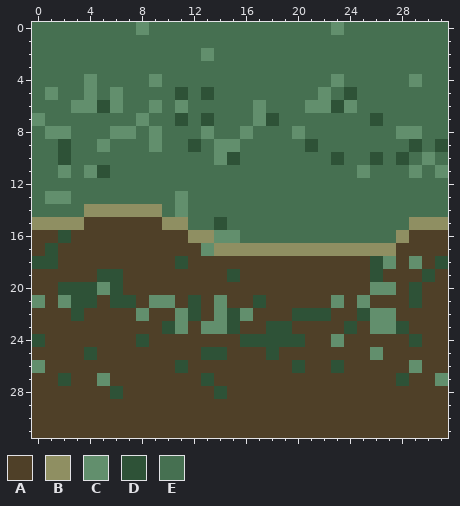
Pixel-art sprite, stored at sinkdungeon_resource/Texture/dungeon/coast005.png. This is how it looked before the edit.
The file is 32x32 pixels.
Palette (. is transparent): A #4f4028  B #8f8f62  C #628f6d  D #2e5237  E #467051
Pixels before, first column x 0:
 0 EEEEEEEECEEEEEEEEEEEEEECEEEEEEEE
 1 EEEEEEEEEEEEEEEEEEEEEEEEEEEEEEEE
 2 EEEEEEEEEEEEECEEEEEEEEEEEEEEEEEE
 3 EEEEEEEEEEEEEEEEEEEEEEEEEEEEEEEE
 4 EEEECEEEECEEEEEEEEEEEEECEEEEECEE
 5 ECEECECEEEEDEDEEEEEEEECEDEEEEEEE
 6 EEECCDCEECECEEEEECEEECCDCEEEEEEE
 7 CEEEEEEECEEDEDEEECDEEEEEEEDEEEEE
 8 ECCEEECCECEEECEECEEECEEEEEEECCEE
 9 EEDEECEEECEEDECCEEEEEDEEEEEEEDED
10 EEDEEEEEEEEEEECDEEEEEEEDEEDEDECE
11 EECECDEEEEEEEEEEEEEEEEEEECEEECEC
12 EEEEEEEEEEEEEEEEEEEEEEEEEEEEEEEE
13 ECCEEEEEEEECEEEEEEEEEEEEEEEEEEEE
14 EEEEBBBBBBECEEEEEEEEEEEEEEEEEEEE
15 BBBBAAAAAABBEEDEEEEEEEEEEEEEEBBB
16 AADAAAAAAAAABBCCEEEEEEEEEEEEBAAA
17 ADAAAAAAAAAAACBBBBBBBBBBBBBBAAAA
18 DDAAAAAAAAADAAAAAAAAAAAAAADCACAD
19 AAAAADDAAAAAAAADAAAAAAAAAADAAADA
20 AADDDCDAAAAAAAAAAAAAAAAAAACCADAA
21 CACDDADDACCADACAADAAAAACACAAADAA
22 AAADAAAACAACDACDCAAADDDAADCCAAAA
23 AAAAAAAAAADCACCDAADDAAAADACCDAAA
24 DAAAAAAADAAAAAAADDDDDAACAAAAADAA
25 AAAADAAAAAAAADDAAADAAAAAAACAAAAA
26 CAAAAAAAAAADAAAAAAAADAADAAAAACAA
27 AADAACAAAAAAADAAAAAAAAAAAAAADAAC
28 AAAAAADAAAAAAADAAAAAAAAAAAAAAAAA
29 AAAAAAAAAAAAAAAAAAAAAAAAAAAAAAAA
30 AAAAAAAAAAAAAAAAAAAAAAAAAAAAAAAA
31 AAAAAAAAAAAAAAAAAAAAAAAAAAAAAAAA
After the commit:
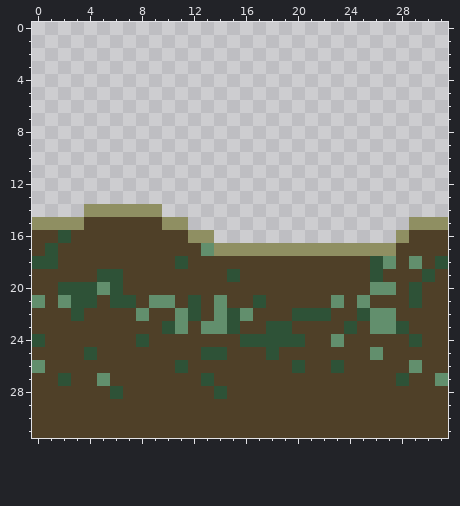
Diff:
{"y":0,"x":0,"old":"EEEEEEEECEEEEEEEEEEEEEECEEEEEEEE","new":"................................"}
{"y":1,"x":0,"old":"EEEEEEEEEEEEEEEEEEEEEEEEEEEEEEEE","new":"................................"}
{"y":2,"x":0,"old":"EEEEEEEEEEEEECEEEEEEEEEEEEEEEEEE","new":"................................"}
{"y":3,"x":0,"old":"EEEEEEEEEEEEEEEEEEEEEEEEEEEEEEEE","new":"................................"}
{"y":4,"x":0,"old":"EEEECEEEECEEEEEEEEEEEEECEEEEECEE","new":"................................"}
{"y":5,"x":0,"old":"ECEECECEEEEDEDEEEEEEEECEDEEEEEEE","new":"................................"}
{"y":6,"x":0,"old":"EEECCDCEECECEEEEECEEECCDCEEEEEEE","new":"................................"}
{"y":7,"x":0,"old":"CEEEEEEECEEDEDEEECDEEEEEEEDEEEEE","new":"................................"}
{"y":8,"x":0,"old":"ECCEEECCECEEECEECEEECEEEEEEECCEE","new":"................................"}
{"y":9,"x":0,"old":"EEDEECEEECEEDECCEEEEEDEEEEEEEDED","new":"................................"}
{"y":10,"x":0,"old":"EEDEEEEEEEEEEECDEEEEEEEDEEDEDECE","new":"................................"}
{"y":11,"x":0,"old":"EECECDEEEEEEEEEEEEEEEEEEECEEECEC","new":"................................"}
{"y":12,"x":0,"old":"EEEEEEEEEEEEEEEEEEEEEEEEEEEEEEEE","new":"................................"}
{"y":13,"x":0,"old":"ECCEEEEEEEECEEEEEEEEEEEEEEEEEEEE","new":"................................"}
{"y":14,"x":0,"old":"EEEE","new":"...."}
{"y":14,"x":10,"old":"ECEEEEEEEEEEEEEEEEEEEE","new":"......................"}
{"y":15,"x":12,"old":"EEDEEEEEEEEEEEEEE","new":"................."}
{"y":16,"x":14,"old":"CCEEEEEEEEEEEE","new":".............."}
{"label":"erased","picture_box":[32,22,448,243]}
